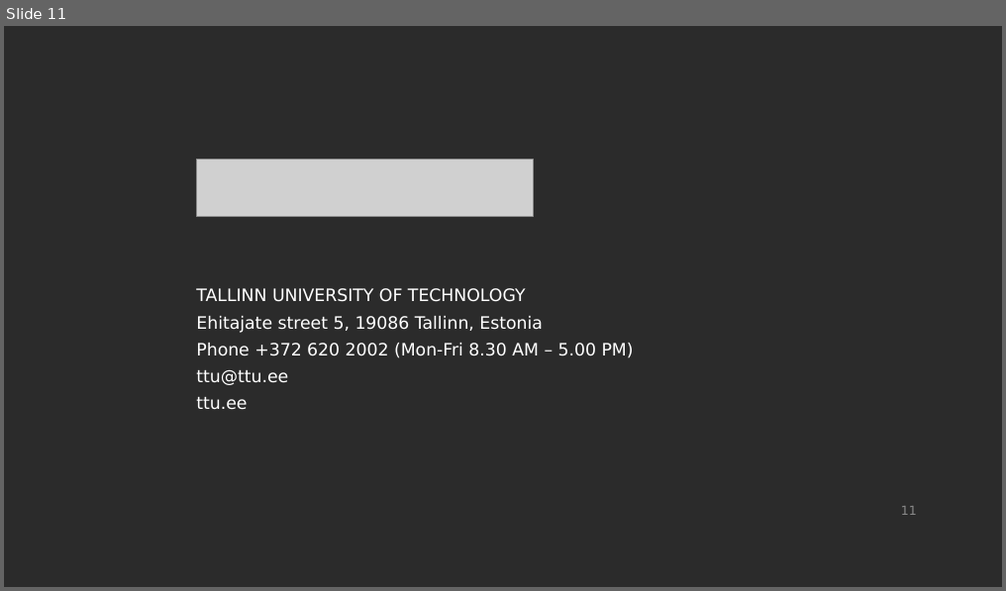
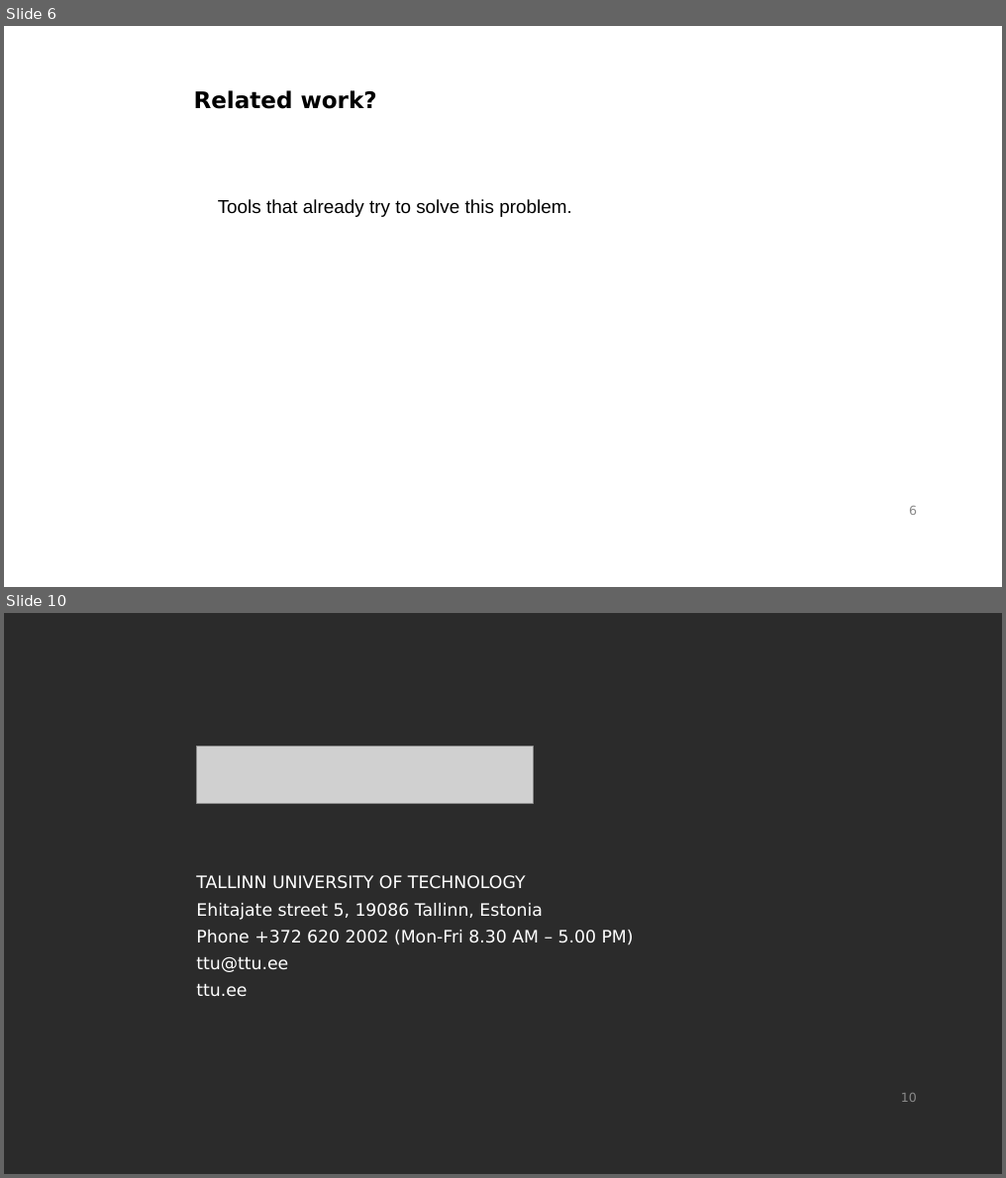
Before and after one commit to gasparka/thesis, a slide deck: presentation.odp. Shown one above the other, each under a label of ours: slide 11 before the commit, slides 6 and 10 after it; the slides between them are not shown. The pictures are 1006x591 and 1006x1178 pixels, drawn with LibreOffice and Linux fonts; fonts in the diff are those of the drawing; grey boxes stand for pictures; background and template pictures are left out; a plain dark background stands for a picture behind light text. Boxes give left, top, right and bottom in pixels: in the first picture for what was removed or moved away, otherwise in the second. Text is boxed around its words. In the diff, an @@ line names an element or a change of style, - is before the commit and + after.

```diff
--- a/presentation.odp
+++ b/presentation.odp
@@ slide 6 added at (4,26,1002,587), background #FFFFFF; not listed: 1 template element that a slide beside it also shows @@
@@ text added at (194,90,377,109), 22 pt, text #000000, bold @@
+Related work?
@@ text added at (218,199,572,217), 18 pt, text #000000 @@
+Tools that already try to solve this problem.
@@ what was slide 11 is now slide 10 @@
@@ page number at (901,1093,917,1102): text changed @@
-11
+10
```
Also in this commit, not shown: 6 other slides added, 8 slides removed.
